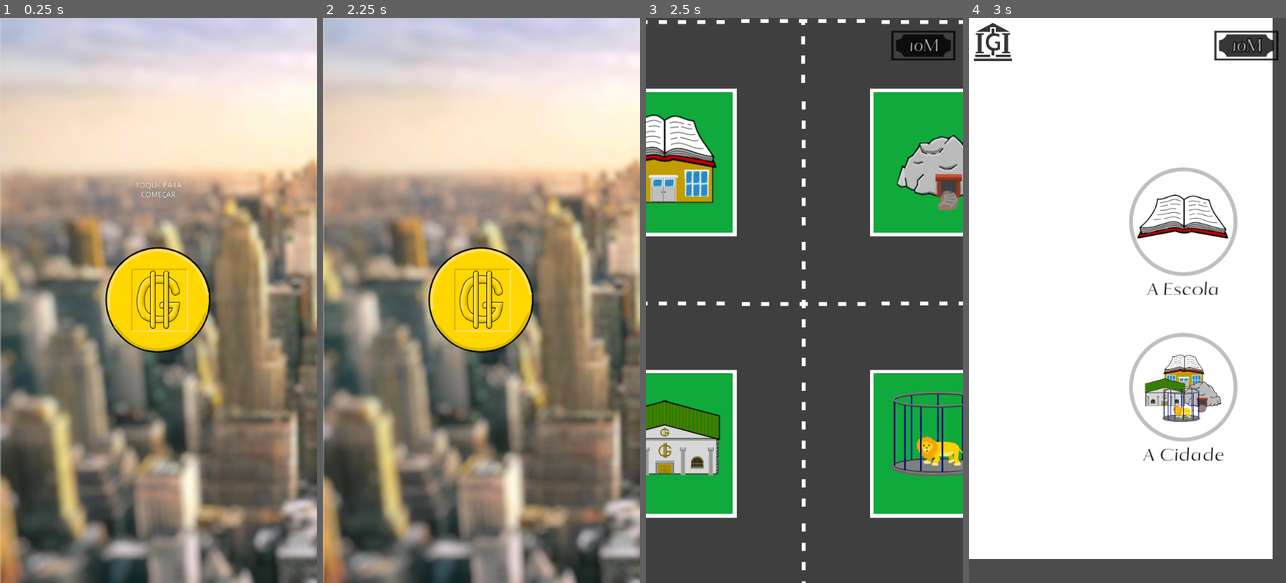
Above: before the commit, frames 1-4 (left to right).
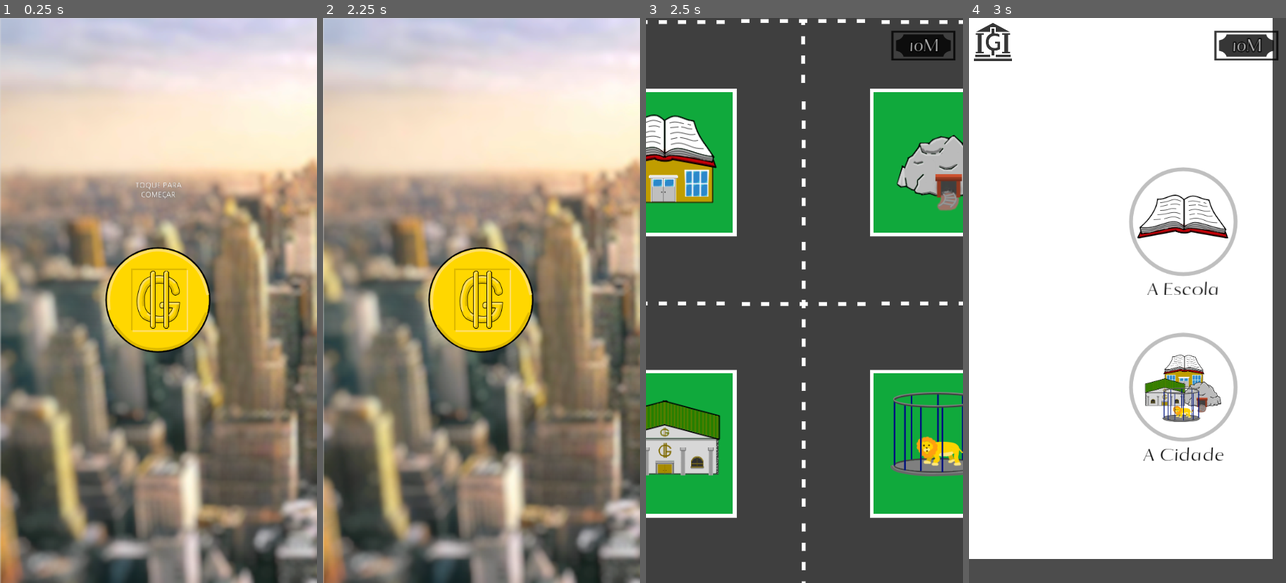
Above: after the commit, the same moments.

Repository: AndreMoukarzel/Grana-Preta
Game: Godot game, scene res://OpeningMenu.tscn
The game is run twice, just before and just after one commit, with the same random seed, the same clock (stepped at 60 frames per second) and the same inputs. The engine's default icon, where the game draws it, is replaced by a stand-in: a white triangle on a blue panel in a dark square.
Inputs (mouse positions are in pixels of both pictures, inside the frame that each line leads up to):
- Up to frame 1 (0.25 s): no input
- Up to frame 2 (2.25 s): tap Enter at 0.5 s; move the mouse to (551, 272) at 0.52 s; click (551, 272) at 0.67 s; drag from (418, 328) to (465, 413) at 1.27 s; tap Space at 2 s; move the mouse to (513, 176) at 2.02 s; click (513, 176) at 2.17 s
- Up to frame 3 (2.5 s): no input
- Up to frame 4 (3 s): click (984, 164) at 2.75 s

Frames 1-2 are identical in both runs. In frame 3, less than 0.1% of the frame differs, in the area x 0-100%, y 62-63%; in frame 4, nothing differs.

Commit message:
Fix Tileset having weird gray lines

Diff:
--- a/City.tscn
+++ b/City.tscn
@@ -79,6 +79,7 @@
 z_index = -1
 tile_set = ExtResource( 9 )
 cell_size = Vector2( 255, 255 )
+cell_clip_uv = true
 format = 1
 tile_data = PoolIntArray( -131072, 7, 0, -131071, 1, 0, -131070, 7, 0, -131069, 7, 0, -131068, 7, 0, -131067, 1, 0, -13 …(656 unchanged characters)…
 
--- a/CityTileset.tres
+++ b/CityTileset.tres
@@ -77,7 +77,7 @@
 7/texture = ExtResource( 1 )
 7/tex_offset = Vector2( 0, 0 )
 7/modulate = Color( 1, 1, 1, 1 )
-7/region = Rect2( 512, 256, 256, 256 )
+7/region = Rect2( 513, 257, 256, 256 )
 7/tile_mode = 0
 7/occluder_offset = Vector2( 128, 128 )
 7/navigation_offset = Vector2( 128, 128 )
--- a/CityTileset.tscn
+++ b/CityTileset.tscn
@@ -49,4 +49,4 @@
 position = Vector2( 512, 256 )
 texture = ExtResource( 1 )
 region_enabled = true
-region_rect = Rect2( 512, 256, 256, 256 )
+region_rect = Rect2( 513, 257, 256, 256 )
Binary file changed: Tileset.png
